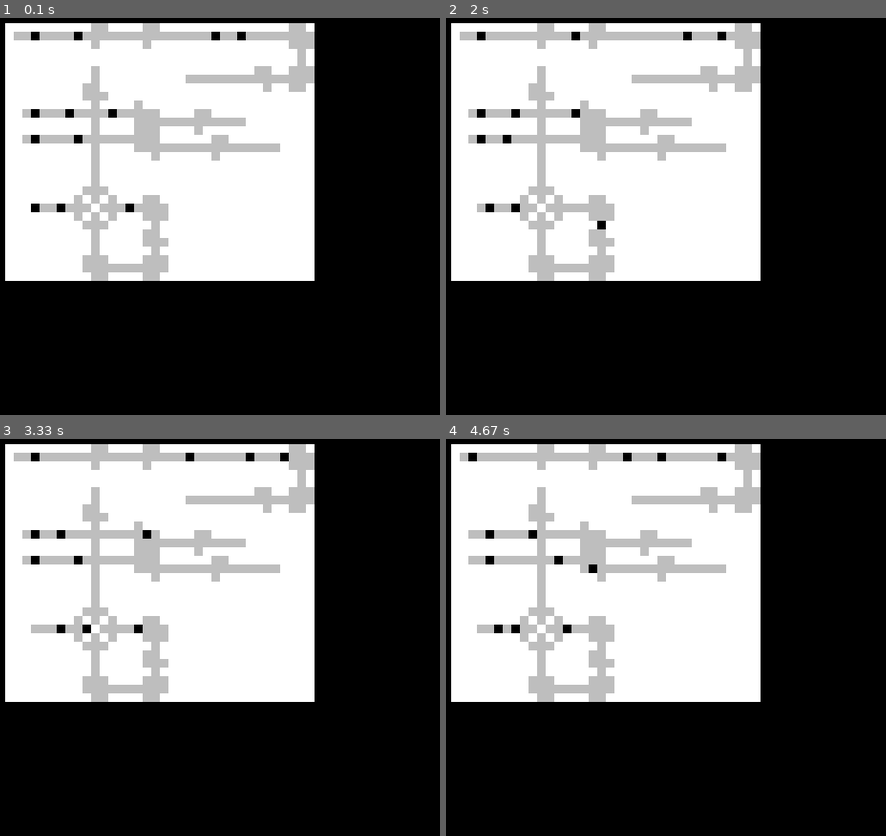
Above: before the commit, frames 1-4 (two rows, left to right).
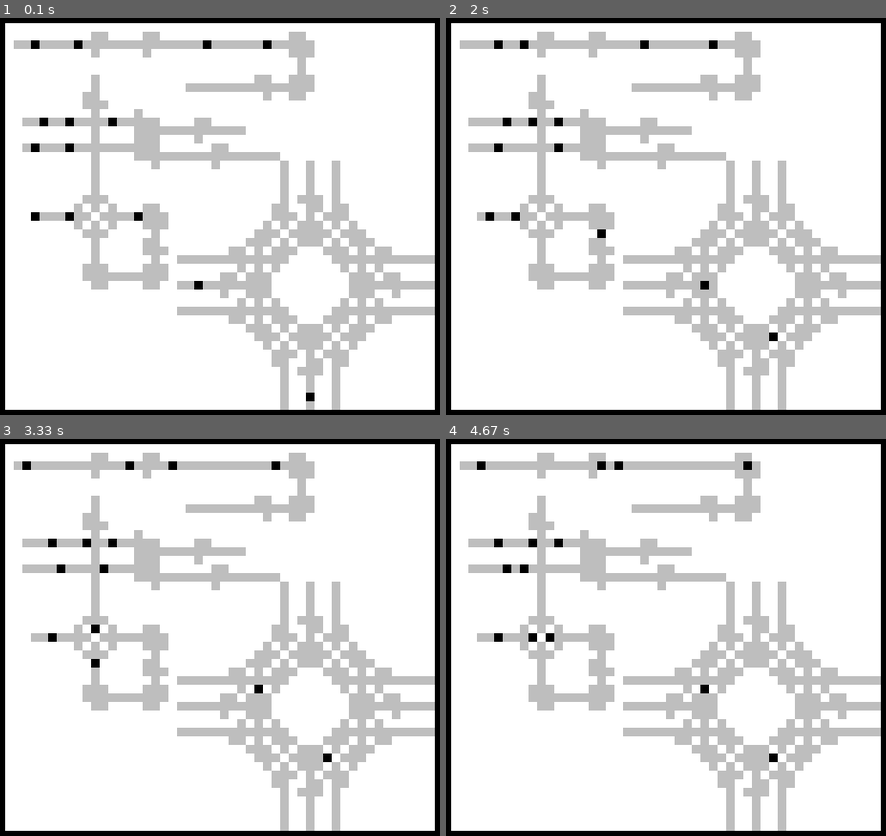
Above: after the commit, the same moments.

Repository: timo/brownomat
Game: pygame game, started from pygamefe.py
The game is run twice, just before and just after one commit, with the same random seed, the same clock (stepped at 60 frames per second) and the same inputs. The source is Python 2; it was converted automatically to run under Python 3.
Inputs:
- Up to frame 1 (0.1 s): no input
- Up to frame 2 (2 s): no input
- Up to frame 3 (3.33 s): no input
- Up to frame 4 (4.67 s): no input

The runs differ from the first frame. In frame 1, 63% of the frame differs, in the area x 1-99%, y 1-99%; in frame 2, 63%; in frame 3, 63%; in frame 4, 63%.

Commit message:
load separate patches of field separately with offset.

Diff:
--- a/field.py
+++ b/field.py
@@ -85,14 +85,20 @@
     def __init__(self, data=None, filename=None):
         if filename:
             data = open(filename).read()
+        self.read_data(data)
+
+    def read_data(self, data, offset=(0, 0)):
+        xo, yo = offset
         self.field = data.split("\n")
 
         fieldelems = []
 
-        l, r, u, d = 0, 0, 1, 1
-
-        for y, line in iterate(self.field):
-            for x, char in iterate(line):
+        l, u, r, d = self.bounds
+
+        for py, line in iterate(self.field):
+            for px, char in iterate(line):
+                x = px + xo
+                y = py + yo
                 if char == "O":
                     self.signals.append((x, y))
                     char = "_"
@@ -109,7 +115,8 @@
 
         self.bounds = BBox(l=l, r=r, u=u, d=d)
 
-        self.fieldset = frozenset(fieldelems)
+        self.fieldset = frozenset(self.fieldset.union(fieldelems))
+
 
     def step(self, steps=1):
         #print "\n".join(field_to_stringlist(self.bounds, self.fieldset, self.signals))
--- a/pygamefe.py
+++ b/pygamefe.py
@@ -108,7 +108,7 @@
 _____________     ____________
        _ _ _       _ _ _
      __ ___         ___ __
-___________         __________
+__O________         __________
      _  ___         ___  _
        _ _ _       _ _ _
 _____________     ____________
@@ -121,7 +121,7 @@
             _ ___ _
             _  _  _
             _  _  _
-            _  _  _
+            _  O  _
             _  _  _
 
 """
@@ -132,6 +132,7 @@
         pygame.display.init()
         self.screen = pygame.display.set_mode((800, 600))
         self.field = field.Field(data=testfielddata)
+        self.field.read_data(c22join, offset=(20, 15))
         self.renderer = PyGameSurfaceRenderer()
         self.field.attach_renderer(self.renderer)
 
